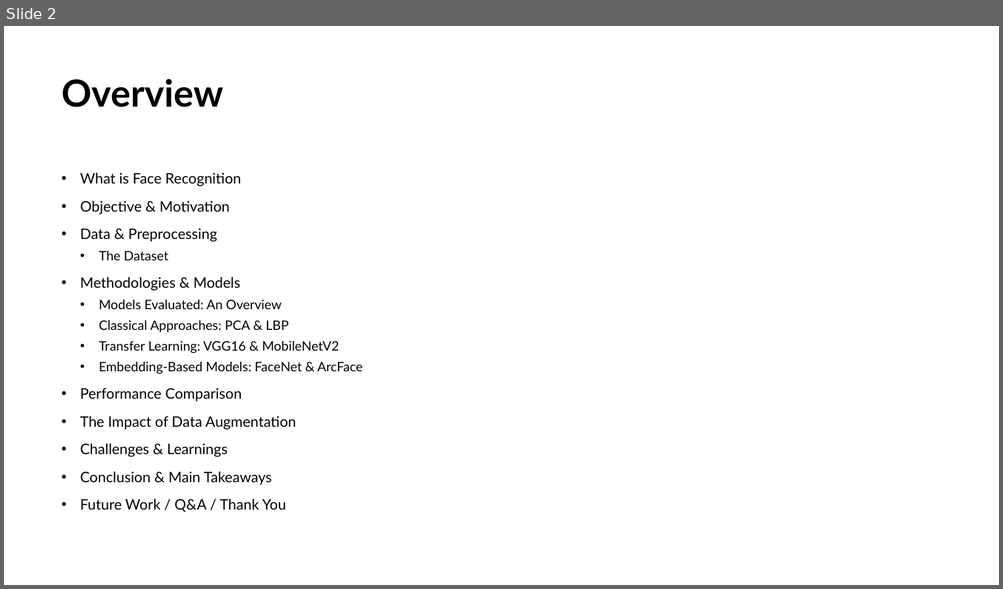
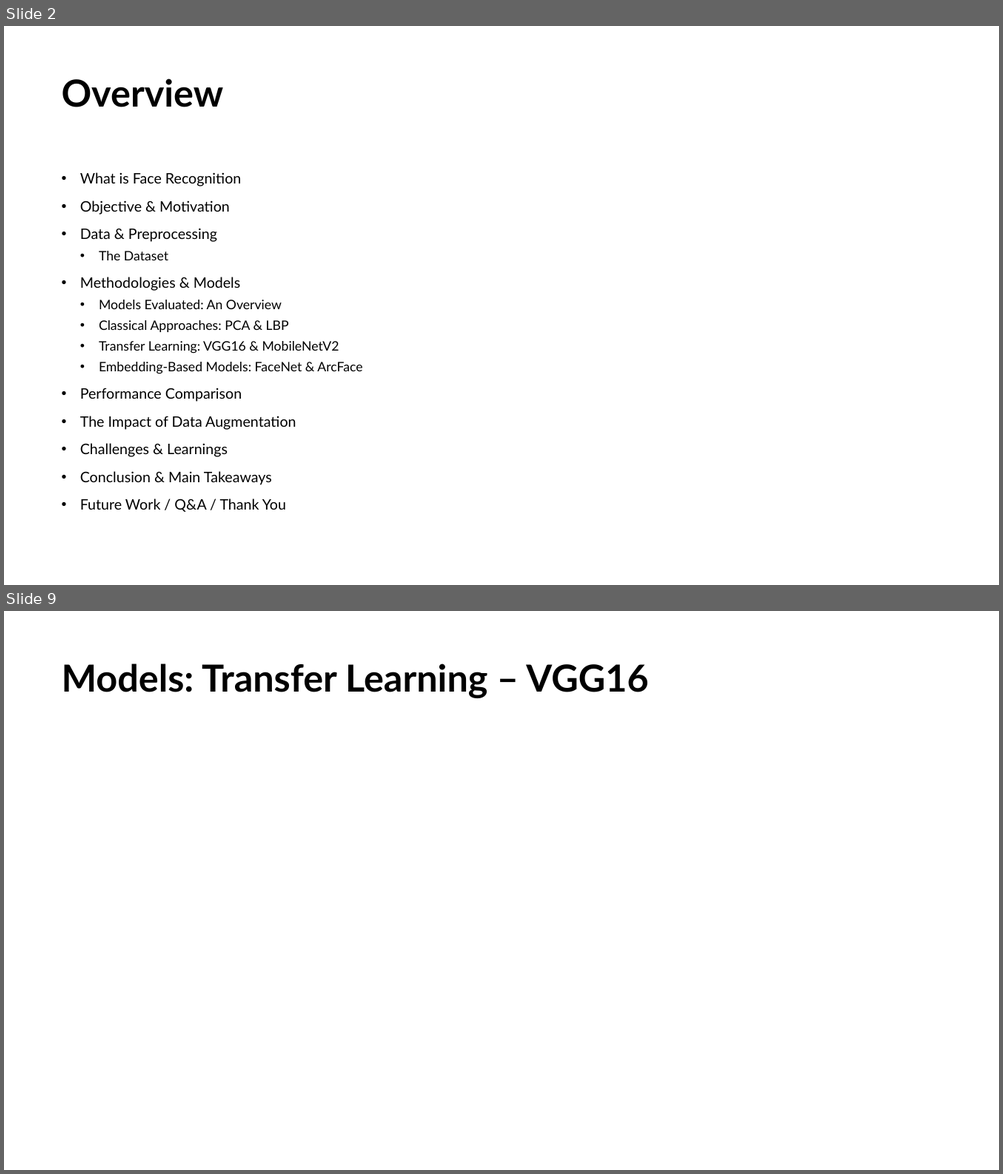
Before and after one commit to JackGraymer/Face-Recognition, a slide deck: Face Reconition Presentation_v2.pptx. Shown one above the other, each under a label of ours: slide 2 before the commit, slides 2 and 9 after it; the slides between them are not shown. The pictures are 1003x589 and 1003x1174 pixels, drawn with LibreOffice and Linux fonts; fonts in the diff are those of the drawing. Boxes give left, top, right and bottom in pixels: in the first picture for what was removed or moved away, otherwise in the second. Text is boxed around its words. In the diff, an @@ line names an element or a change of style, - is before the commit and + after.

```diff
--- a/Face Reconition Presentation_v2.pptx
+++ b/Face Reconition Presentation_v2.pptx
@@ slide 9 added at <box>4,611,999,1170</box>, background #FFFFFF @@
@@ title added at <box>62,664,649,698</box>, 36 pt, text #000000, bold @@
+Models: Transfer Learning – VGG16
```
Also in this commit, not shown: 11 other slides added, 1 other file.
